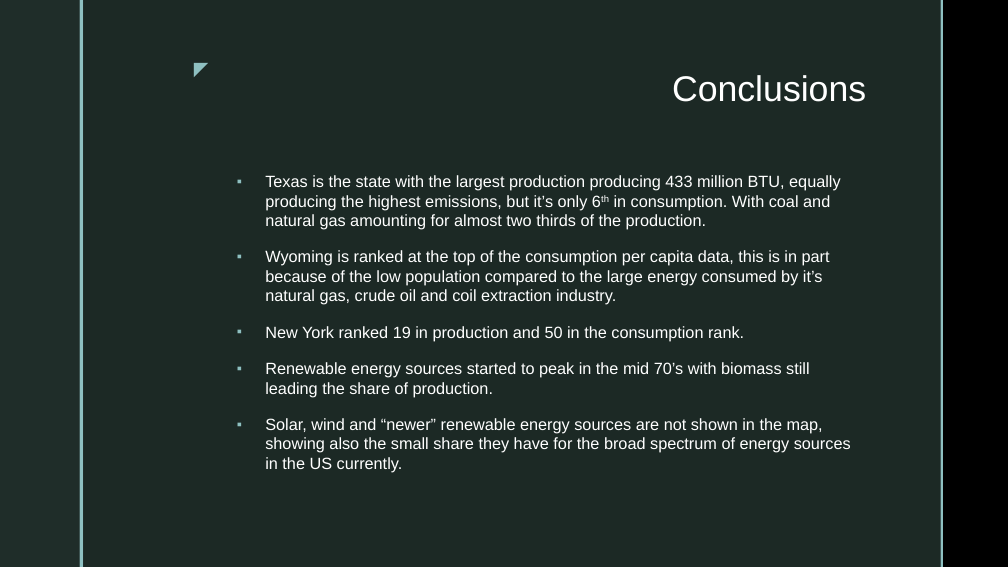
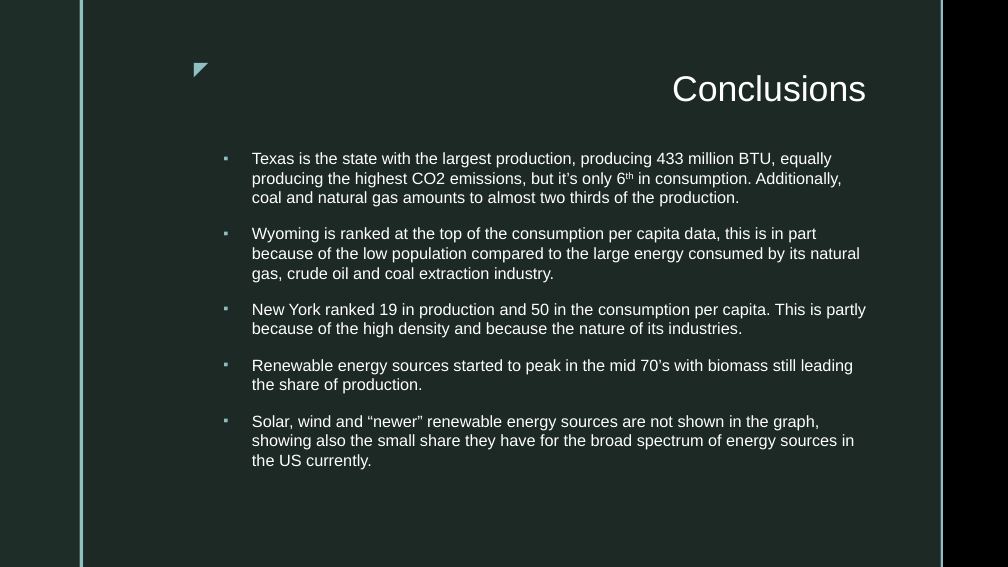
Before and after one commit to Kphad20/Project2-Group_4, a slide deck: slide 8 of Energy Analysis of the United States for 2018.pptx. Drawn at 1008x567 pixels with LibreOffice and Linux fonts; fonts in the diff are those of the drawing; background and template pictures are left out. Boxes give left, top, right and bottom in pixels: in the first picture for what was removed or moved away, otherwise in the second. Text is boxed around its words. In the diff, an @@ line names an element or a change of style, - is before the commit and + after.

Commit message:
added changes to final presentation

```diff
--- a/Energy Analysis of the United States for 2018.pptx
+++ b/Energy Analysis of the United States for 2018.pptx
@@ text "Texas is the state with ..." moved from (x1=265, y1=175, x2=851, y2=473) to (x1=252, y1=152, x2=866, y2=469) @@
@@ text at (x1=252, y1=152, x2=866, y2=338): text changed @@
-▪ Texas is the state with the largest production producing 433 million BTU, equally producing the highest emissions, but it’s only 6th in consumption. With coal and natural gas amounting for almost two thirds of the production.
-▪ Wyoming is ranked at the top of the consumption per capita data, this is in part because of the low population compared to the large energy consumed by it’s natural gas, crude oil and coil extraction industry.
-▪ New York ranked 19 in production and 50 in the consumption rank.
+▪ Texas is the state with the largest production, producing 433 million BTU, equally producing the highest CO2 emissions, but it’s only 6th in consumption. Additionally, coal and natural gas amounts to almost two thirds of the production.
+▪ Wyoming is ranked at the top of the consumption per capita data, this is in part because of the low population compared to the large energy consumed by its natural gas, crude oil and coal extraction industry.
+▪ New York ranked 19 in production and 50 in the consumption per capita. This is partly because of the high density and because the nature of its industries.
@@ text at (x1=252, y1=415, x2=855, y2=469): text changed @@
-▪ Solar, wind and “newer” renewable energy sources are not shown in the map, showing also the small share they have for the broad spectrum of energy sources in the US currently.
+▪ Solar, wind and “newer” renewable energy sources are not shown in the graph, showing also the small share they have for the broad spectrum of energy sources in the US currently.
```
Also in this commit, not shown: 7 other slides changed, 1 slide added.
